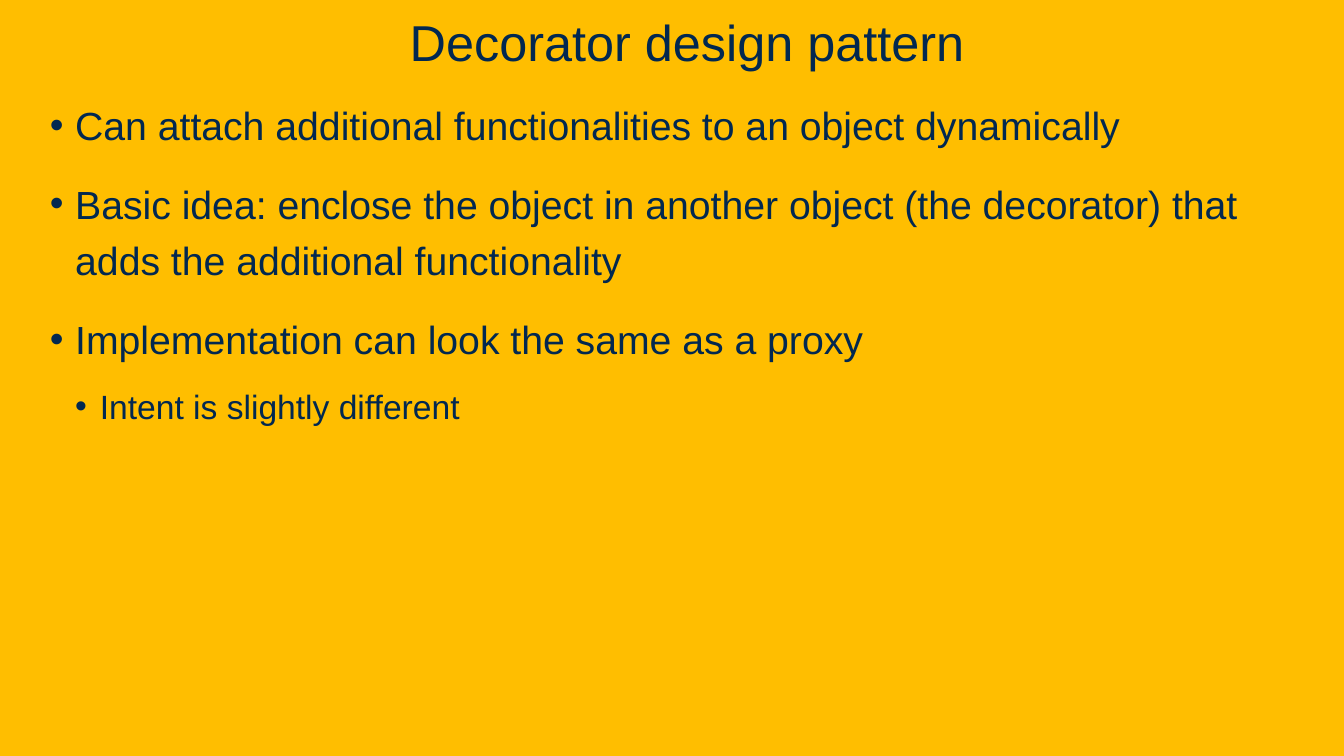
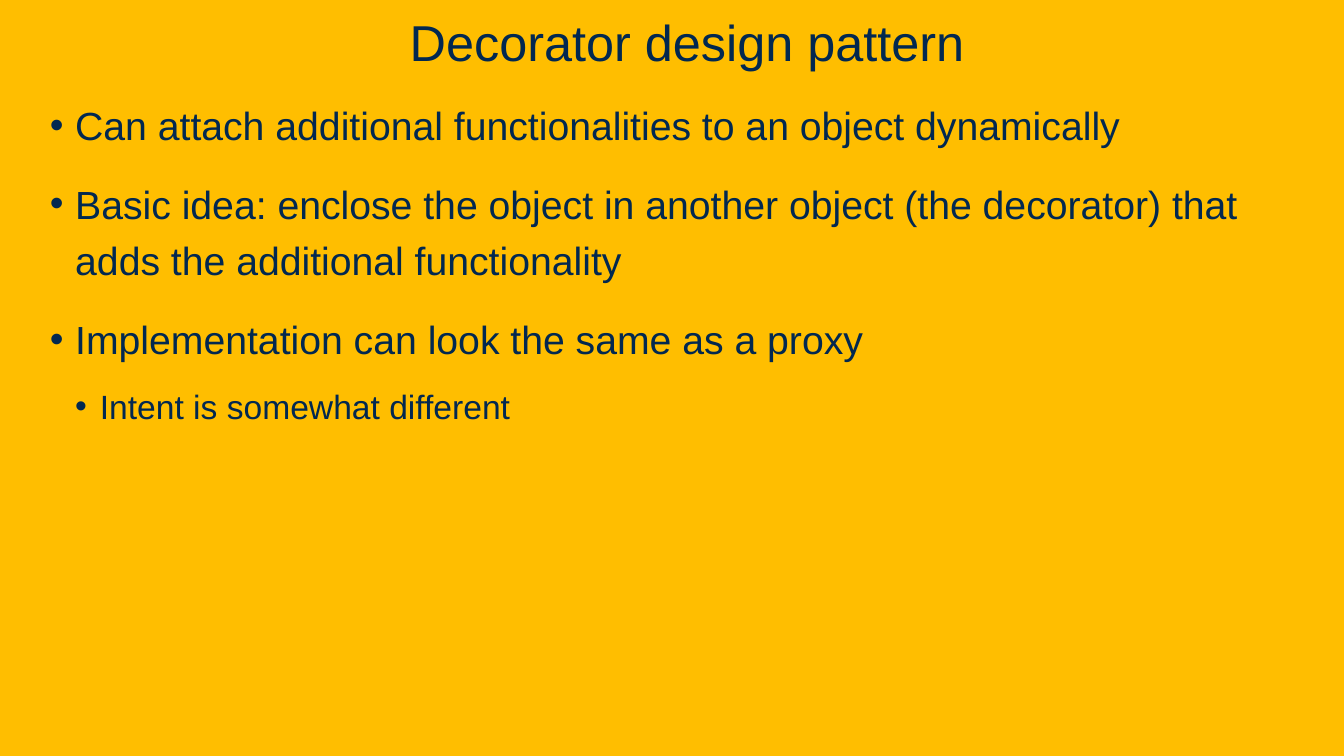
Before and after one commit to davsec-teaching/ECS160-Winter2025, a slide deck: slide 52 of slides/8_design_patterns.pptx (slide 50 before the commit). Drawn at 1344x756 pixels with LibreOffice and Linux fonts; fonts in the diff are those of the drawing; background and template pictures are left out. Boxes give left, top, right and bottom in pixels: in the first picture for what was removed or moved away, otherwise in the second. Text is boxed around its words. In the diff, an @@ line names an element or a change of style, - is before the commit and + after.

Commit message:
Update design patterns slide

```diff
--- a/slides/8_design_patterns.pptx
+++ b/slides/8_design_patterns.pptx
@@ text at <box>100,394,510,420</box>: text changed @@
-  • Intent is slightly different
+  • Intent is somewhat different
```
Also in this commit, not shown: 14 other slides changed, 7 slides added, 3 slides removed.
